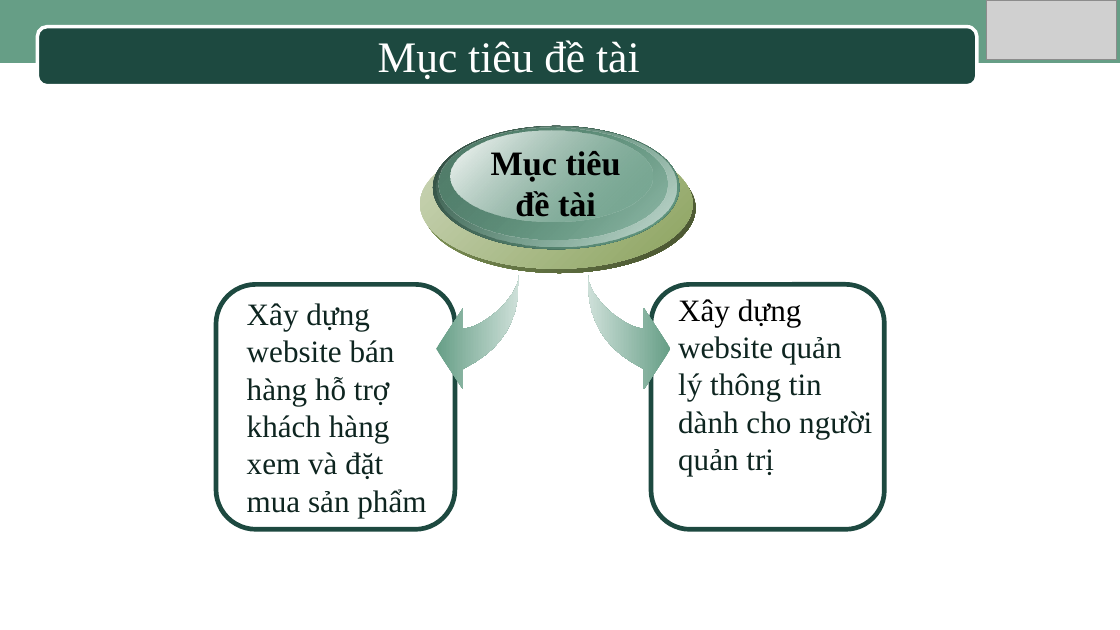
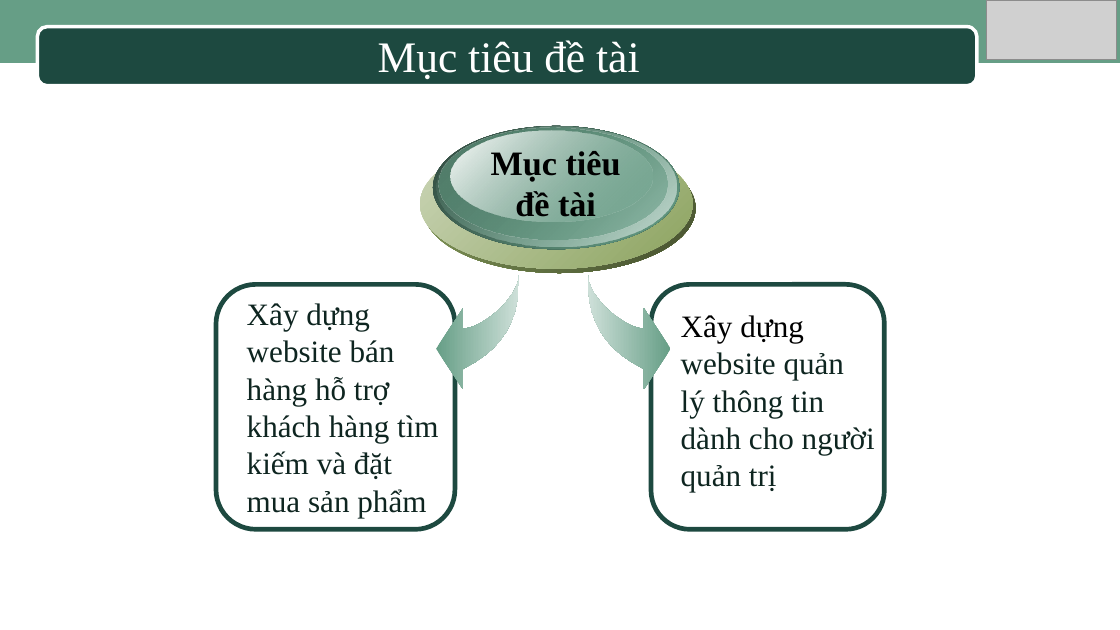
Before and after one commit to HuynhHueTruc/LuanVanTinHocUngDung, a slide deck: slide 6 of Slide_Bao_cao_luan_Van.ppt. Drawn at 1120x630 pixels with LibreOffice and Linux fonts; fonts in the diff are those of the drawing; grey boxes stand for pictures; background and template pictures are left out. Boxes give left, top, right and bottom in pixels: in the first picture for what was removed or moved away, otherwise in the second. Text is boxed around its words. In the diff, an @@ line names an element or a change of style, - is before the commit and + after.

```diff
--- a/Slide_Bao_cao_luan_Van.ppt
+++ b/Slide_Bao_cao_luan_Van.ppt
@@ text at (x1=247, y1=303, x2=438, y2=517): text changed @@
-Xây dựng website bán hàng hỗ trợ khách hàng xem và đặt mua sản phẩm
+Xây dựng website bán hàng hỗ trợ khách hàng tìm kiếm và đặt mua sản phẩm
@@ text "Xây dựng website quản lý ..." moved from (x1=678, y1=299, x2=872, y2=476) to (x1=681, y1=315, x2=875, y2=492) @@
```
Also in this commit, not shown: 6 other slides changed, 1 slide added, 3 other files.
